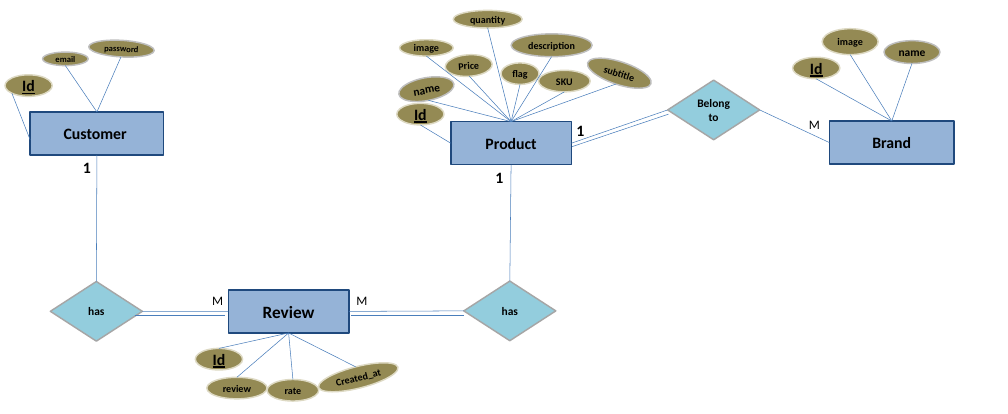
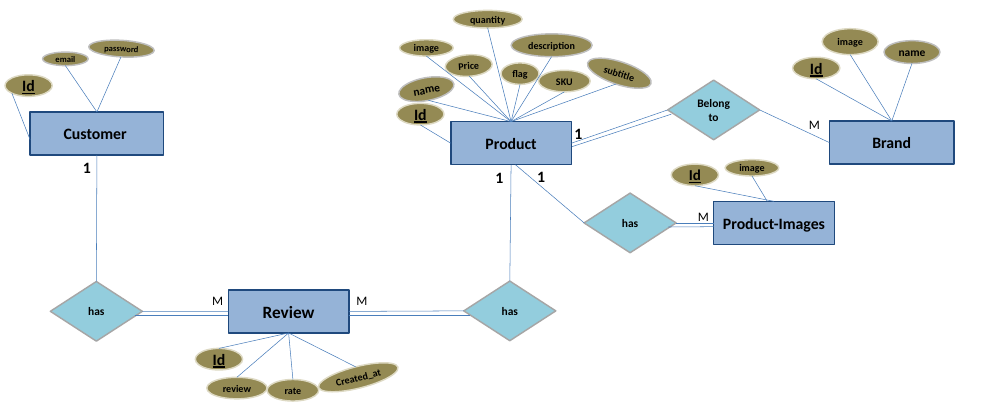
Before and after one commit to MohamedSalahdj/Dj-Store, a slide deck: slide 1 of ER.pptx. Drawn at 1008x414 pixels with LibreOffice and Linux fonts; fonts in the diff are those of the drawing. Boxes give left, top, right and bottom in pixels: in the first picture for what was removed or moved away, otherwise in the second. Text is boxed around its words. In the diff, an @@ line names an element or a change of style, - is before the commit and + after.

Commit message:
modified in er and added other entity

```diff
--- a/ER.pptx
+++ b/ER.pptx
@@ line moved from (572, 146) - (668, 114) to (572, 146) - (671, 114) @@
@@ text added at (574,128,582,144), 22 pt, text #000000, bold @@
+1
@@ line added from (584, 223) to (515, 164), #4B7EBC 0.75 pt @@
@@ text "1": place and size @@
-text "1" at (576,125,584,140)
+text "1" at (537,171,545,186)
@@ ellipse added at (671,164,719,186), fill #948A54, outline #DDD9C3 2 pt, 21 pt, text #000000, bold, underline @@
+Id
@@ ellipse added at (725,160,779,176), fill #948A54, outline #DDD9C3 2 pt, 14 pt, text #000000, bold @@
+image
@@ line added from (752, 176) to (767, 201), #4B7EBC 0.75 pt @@
@@ diamond added at (584,193,676,252), fill #93CDDD, outline #A6A6A6 2 pt, 16 pt, text #000000, bold @@
+has
@@ line added from (695, 186) to (774, 201), #4B7EBC 0.75 pt @@
@@ rectangle added at (714,201,834,244), fill #95B3D7, outline #1F497D 2 pt, 22 pt, text #000000, bold @@
+Product-Images
@@ line added from (668, 227) to (714, 226), #4B7EBC 0.75 pt @@
@@ line added from (676, 223) to (714, 223), #4B7EBC 0.75 pt @@
@@ text added at (698,212,709,224), 18 pt, text #000000 @@
+M
```
